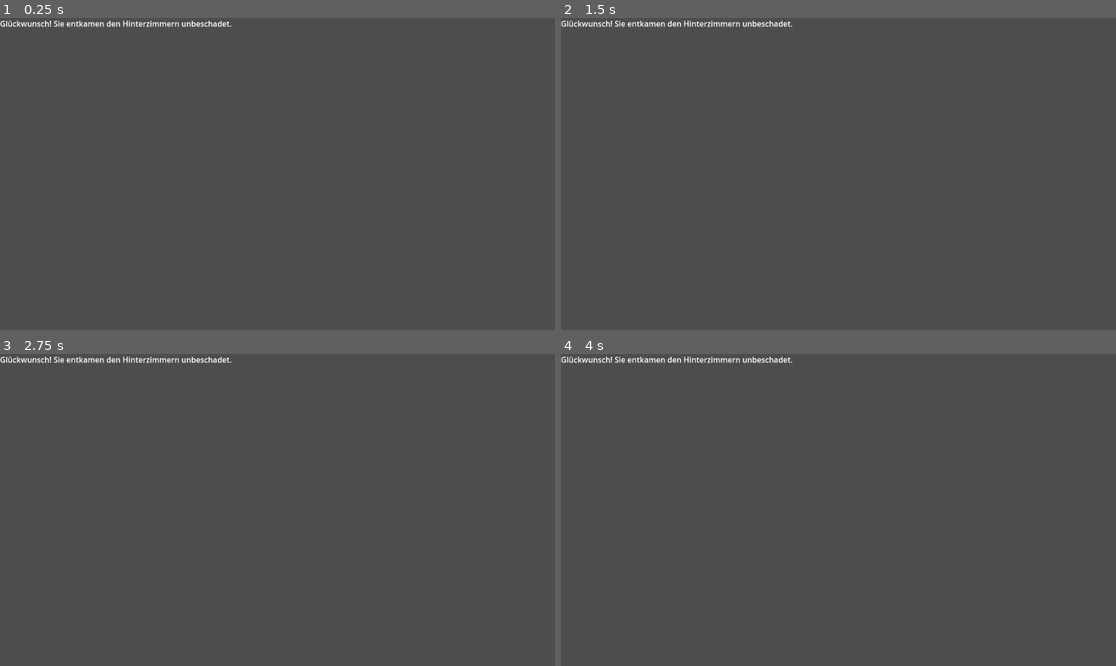
Above: before the commit, frames 1-4 (two rows, left to right).
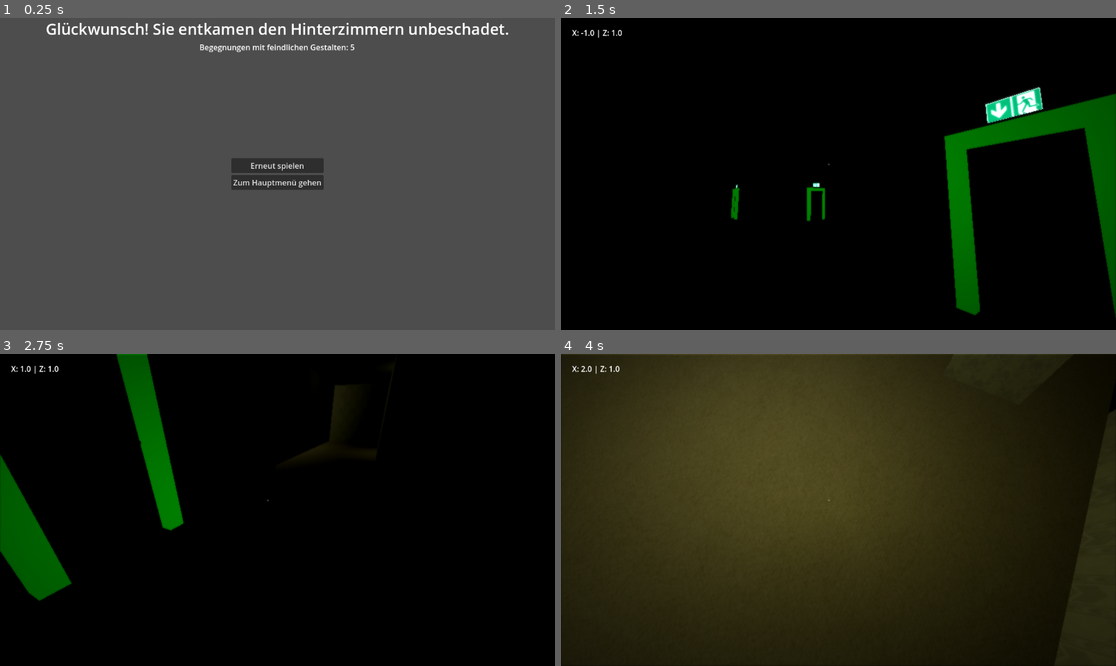
Above: after the commit, the same moments.

Repository: FelixWrba/backrooms_game
Game: Godot game, scene res://screens/escape.tscn
The game is run twice, just before and just after one commit, with the same random seed, the same clock (stepped at 60 frames per second) and the same inputs. This scene is started directly instead of the project's main scene.
Inputs (mouse positions are in pixels of both pictures, inside the frame that each line leads up to):
- Up to frame 1 (0.25 s): no input
- Up to frame 2 (1.5 s): click (838, 164) at 0.5 s, where only the run after the commit has a clickable "Erneut spielen"; tap Enter at 1.25 s; move the mouse to (960, 158) at 1.27 s; hold D (right) from 1.28 s (still down); tap E (interact, bound only after the commit) at 1.35 s
- Up to frame 3 (2.75 s): tap Space (jump) at 1.52, 2.27 s; move the mouse to (166, 525) at 2.02 s; release D (right) at 2.03 s; hold S (backward) from 2.03 s (still down); tap E (interact, bound only after the commit) at 2.1 s
- Up to frame 4 (4 s): move the mouse to (894, 441) at 2.77 s; release S (backward) at 2.78 s; hold D (right) 2.78-3.53 s; tap E (interact, bound only after the commit) at 2.85, 3.6 s; move the mouse to (810, 572) at 3.52 s; hold W (forward) from 3.53 s (still down); tap Space (jump) at 3.77 s

The runs differ from the first frame. In frame 1, 3.4% of the frame differs, in the area x 0-92%, y 0-56%; in frame 2, 100%; in frame 3, 100%; in frame 4, 100%, in the area x 0-100%, y 0-100%.

Commit message:
Added exits

Diff:
--- /dev/null
+++ b/bloom.gdshader
@@ -0,0 +1,30 @@
+shader_type canvas_item;
+
+uniform sampler2D t0 : hint_screen_texture;
+uniform float bloom_spread = 1;
+uniform float bloom_intensity = 2;
+
+void fragment() {
+	ivec2 size = textureSize(t0, 0);
+
+    float uv_x = SCREEN_UV.x * float(size.x);
+    float uv_y = SCREEN_UV.y * float(size.y);
+
+    vec4 sum = vec4(0.0);
+    for (int n = 0; n < 9; ++n) {
+        uv_y = (SCREEN_UV.y * float(size.y)) + float(bloom_spread * float(n - 4));
+        vec4 h_sum = vec4(0.0);
+        h_sum += texelFetch(t0, ivec2(int(uv_x) - int(4.0 * bloom_spread), int(uv_y)), 0);
+        h_sum += texelFetch(t0, ivec2(int(uv_x) - int(3.0 * bloom_spread), int(uv_y)), 0);
+        h_sum += texelFetch(t0, ivec2(int(uv_x) - int(2.0 * bloom_spread), int(uv_y)), 0);
+        h_sum += texelFetch(t0, ivec2(int(uv_x) - int(bloom_spread), int(uv_y)), 0);
+        h_sum += texelFetch(t0, ivec2(int(uv_x), int(uv_y)), 0);
+        h_sum += texelFetch(t0, ivec2(int(uv_x) + int(bloom_spread), int(uv_y)), 0);
+        h_sum += texelFetch(t0, ivec2(int(uv_x) + int(2.0 * bloom_spread), int(uv_y)), 0);
+        h_sum += texelFetch(t0, ivec2(int(uv_x) + int(3.0 * bloom_spread), int(uv_y)), 0);
+        h_sum += texelFetch(t0, ivec2(int(uv_x) + int(4.0 * bloom_spread), int(uv_y)), 0);
+        sum += h_sum / 9.0;
+    }
+
+    COLOR = texture(t0, SCREEN_UV) + ((sum / 9.0) * bloom_intensity);
+}
--- a/chunk_objects/exit_green.tscn
+++ b/chunk_objects/exit_green.tscn
@@ -1,89 +1,21 @@
-[gd_scene load_steps=12 format=3 uid="uid://bd5y4kcp8wpqo"]
+[gd_scene load_steps=4 format=3 uid="uid://bd5y4kcp8wpqo"]
 
 [ext_resource type="Texture2D" uid="uid://ba4kybe53bdti" path="res://textures/exit_sign.jpg" id="1_pwqyx"]
-
-[sub_resource type="StandardMaterial3D" id="StandardMaterial3D_yvbre"]
-albedo_color = Color(0.86898494, 0.8689849, 0.8689849, 1)
-metallic = 1.0
-metallic_specular = 1.0
-
-[sub_resource type="BoxMesh" id="BoxMesh_yvbre"]
-material = SubResource("StandardMaterial3D_yvbre")
-size = Vector3(1, 2, 0.1)
-
-[sub_resource type="StandardMaterial3D" id="StandardMaterial3D_pwqyx"]
-albedo_color = Color(0, 0.72, 0.03599997, 1)
-emission_enabled = true
-emission = Color(0.056357868, 0.31023037, 0, 1)
-
-[sub_resource type="BoxMesh" id="BoxMesh_8k62c"]
-material = SubResource("StandardMaterial3D_pwqyx")
-size = Vector3(1.4, 0.2, 0.2)
-
-[sub_resource type="StandardMaterial3D" id="StandardMaterial3D_7fgur"]
-albedo_color = Color(0, 0.72, 0.03599997, 1)
-emission_enabled = true
-emission = Color(0.056357868, 0.31023037, 0, 1)
-
-[sub_resource type="BoxMesh" id="BoxMesh_ejxdg"]
-material = SubResource("StandardMaterial3D_7fgur")
-size = Vector3(0.2, 2, 0.2)
-
-[sub_resource type="StandardMaterial3D" id="StandardMaterial3D_8k62c"]
-metallic = 1.0
-metallic_specular = 1.0
-
-[sub_resource type="BoxMesh" id="BoxMesh_pwqyx"]
-material = SubResource("StandardMaterial3D_8k62c")
-size = Vector3(0.04, 0.04, 0.1)
-
-[sub_resource type="BoxMesh" id="BoxMesh_7fgur"]
-material = SubResource("StandardMaterial3D_8k62c")
-size = Vector3(0.12, 0.04, 0.02)
+[ext_resource type="PackedScene" uid="uid://ckpkdlssws31i" path="res://chunk_objects/backrooms_exit_green.glb" id="2_8k62c"]
 
 [sub_resource type="BoxShape3D" id="BoxShape3D_pwqyx"]
 size = Vector3(1.4, 2.2, 0.2)
 
 [node name="ExitGreen" type="StaticBody3D"]
 
-[node name="door" type="MeshInstance3D" parent="."]
-mesh = SubResource("BoxMesh_yvbre")
-
-[node name="top" type="MeshInstance3D" parent="."]
-transform = Transform3D(1, 0, 0, 0, 1, 0, 0, 0, 1, 0, 1.1, 0.05)
-mesh = SubResource("BoxMesh_8k62c")
-
-[node name="right" type="MeshInstance3D" parent="."]
-transform = Transform3D(1, 0, 0, 0, 1, 0, 0, 0, 1, 0.6, 0, 0.05)
-mesh = SubResource("BoxMesh_ejxdg")
-skeleton = NodePath("../top")
-
-[node name="left" type="MeshInstance3D" parent="."]
-transform = Transform3D(1, 0, 0, 0, 1, 0, 0, 0, 1, -0.6, 0, 0.05)
-mesh = SubResource("BoxMesh_ejxdg")
-skeleton = NodePath("../top")
-
 [node name="sign" type="Sprite3D" parent="."]
-transform = Transform3D(1, 0, 0, 0, 1, 0, 0, 0, 1, 0, 1.4328867, 0.1)
+transform = Transform3D(1, 0, 0, 0, 1, 0, 0, 0, 1, 0, 1.4, 0)
 pixel_size = 0.0007
 texture = ExtResource("1_pwqyx")
-
-[node name="exit_label" type="Label3D" parent="."]
-transform = Transform3D(1, 0, 0, 0, 1, 0, 0, 0, 1, 0, 1.1008728, 0.17525715)
-modulate = Color(0.9083333, 1, 0.9, 1)
-outline_modulate = Color(0, 0, 0, 0)
-text = "Ausgang - Exit"
-font_size = 20
-uppercase = true
-
-[node name="handle_base" type="MeshInstance3D" parent="."]
-transform = Transform3D(1, 0, 0, 0, 1, 0, 0, 0, 1, 0.4, 0.05, 0.1)
-mesh = SubResource("BoxMesh_pwqyx")
-
-[node name="handle" type="MeshInstance3D" parent="."]
-transform = Transform3D(1, 0, 0, 0, 1, 0, 0, 0, 1, 0.32, 0.05, 0.14)
-mesh = SubResource("BoxMesh_7fgur")
 
 [node name="CollisionShape3D" type="CollisionShape3D" parent="."]
 transform = Transform3D(1, 0, 0, 0, 1, 0, 0, 0, 1, 0, 0.1, 0.05)
 shape = SubResource("BoxShape3D_pwqyx")
+
+[node name="backrooms_exit_green" parent="." instance=ExtResource("2_8k62c")]
+transform = Transform3D(0.5, 0, 0, 0, 0.5, 0, 0, 0, 0.5, 0, 0, 0)
--- a/chunks.gd
+++ b/chunks.gd
@@ -28,9 +28,9 @@
 	12: Vector3(0.0, 1.5, 0.0),
 }
 var exitChunks = {
-	2: {'x': 3.792, 'y': 1.1, 'z': 0.0, 'angle': -90.0},
-	3: {'x': 3.792, 'y': 1.1, 'z': 0.0, 'angle': -90.0},
-	12: {'x': -3.792, 'y': 1.1, 'z': 0.0, 'angle': 90.0},
+	2: {'x': 3.71, 'y': 1.1, 'z': 0.0, 'angle': -90.0},
+	3: {'x': 3.71, 'y': 1.1, 'z': 0.0, 'angle': -90.0},
+	12: {'x': -3.71, 'y': 1.1, 'z': 0.0, 'angle': 90.0},
 }
 var chunkWalls = [
 	[0, 0, 0, 0],
@@ -127,7 +127,7 @@
 
 func createChunk(x: int, z: int) -> void:
 	const wallProbability = 0.2
-	const smilerProbability = 0.1
+	const smilerProbability = 1
 	const exitProbability = 1
 	# Decide if wall is placed by probability.
 	var top := int(randf() < wallProbability)
@@ -171,7 +171,7 @@
 		exitGreenInstance.position.y = exitProperties.y
 		exitGreenInstance.position.z = exitProperties.z
 		exitGreenInstance.rotation.y = deg_to_rad(exitProperties.angle)
-		add_child(exitGreenInstance)
+		chunkInstance.add_child(exitGreenInstance)
 	# Save chunk for tracking and deletion
 	if not chunks.has(x):
 		chunks[x] = {}
--- /dev/null
+++ b/cromatic_aberration.gdshader
@@ -0,0 +1,43 @@
+shader_type canvas_item;
+
+uniform float intensity: hint_range(0.0, 5.0, 0.1) = 1.0;
+uniform float threshold: hint_range(0.0, 2.0, 0.1) = 1.0;
+
+uniform sampler2D screen_texture : hint_screen_texture, filter_nearest;
+
+float vector_angle(vec2 v) {
+    if (abs(v.x) < 0.0001 && abs(v.y) < 0.0001) {
+        return 0.0; // Default angle for zero vector
+    }
+    return atan(v.y, v.x);
+}
+
+vec2 rotate_vector(vec2 v, float cos_theta, float sin_theta) {
+    return vec2(
+        v.x * cos_theta - v.y * sin_theta,
+        v.x * sin_theta + v.y * cos_theta
+    );
+}
+
+void fragment() {
+	vec2 r_displacement = vec2(-1.0, 0.0);
+	vec2 g_displacement = vec2(0.0, 0.0);
+	vec2 b_displacement = vec2(1.0, 0.0);
+
+	vec2 center = vec2(0.5);
+	vec2 dir = SCREEN_UV - center;
+	float angle = vector_angle(dir);
+	float dist = 2.0 * length(dir);
+	float effect = exp(intensity * (dist - threshold));
+
+	r_displacement = rotate_vector(effect * intensity * r_displacement, cos(angle), sin(angle));
+	g_displacement = rotate_vector(effect * intensity * g_displacement, cos(angle), sin(angle));
+	b_displacement = rotate_vector(effect * intensity * b_displacement, cos(angle), sin(angle));
+
+	float r = texture(screen_texture, fma(r_displacement, SCREEN_PIXEL_SIZE, SCREEN_UV), 0.0).r;
+	float g = texture(screen_texture, fma(g_displacement, SCREEN_PIXEL_SIZE, SCREEN_UV), 0.0).g;
+	float b = texture(screen_texture, fma(b_displacement, SCREEN_PIXEL_SIZE, SCREEN_UV), 0.0).b;
+	float a = texture(screen_texture, SCREEN_UV).a;
+
+	COLOR = vec4(r, g, b, a);
+}
--- a/effects.tscn
+++ b/effects.tscn
@@ -1,11 +1,28 @@
-[gd_scene load_steps=3 format=3 uid="uid://bua0ohmdym1mc"]
+[gd_scene load_steps=9 format=3 uid="uid://bua0ohmdym1mc"]
 
+[ext_resource type="Shader" uid="uid://cnq47qpv1rv5w" path="res://cromatic_aberration.gdshader" id="2_nwluy"]
 [ext_resource type="Shader" uid="uid://bhbflk45jygr8" path="res://vignette.gdshader" id="2_ttf8j"]
+[ext_resource type="Shader" uid="uid://c6ipicl6bxtfp" path="res://bloom.gdshader" id="3_ttf8j"]
+[ext_resource type="Shader" uid="uid://d07qec8ton74" path="res://noise.gdshader" id="4_1hsv4"]
 
 [sub_resource type="ShaderMaterial" id="ShaderMaterial_753un"]
 shader = ExtResource("2_ttf8j")
 shader_parameter/outerRadius = 1.0
 shader_parameter/color_over = Color(0, 0, 0, 0.38039216)
+
+[sub_resource type="ShaderMaterial" id="ShaderMaterial_oaf0w"]
+shader = ExtResource("2_nwluy")
+shader_parameter/intensity = 1.0
+shader_parameter/threshold = 1.0
+
+[sub_resource type="ShaderMaterial" id="ShaderMaterial_bf8d8"]
+shader = ExtResource("4_1hsv4")
+shader_parameter/noise_intensity = 0.05
+
+[sub_resource type="ShaderMaterial" id="ShaderMaterial_1hsv4"]
+shader = ExtResource("3_ttf8j")
+shader_parameter/bloom_spread = 0.5
+shader_parameter/bloom_intensity = 1.0
 
 [node name="Effects" type="Control"]
 layout_mode = 3
@@ -15,12 +32,46 @@
 grow_horizontal = 2
 grow_vertical = 2
 
-[node name="ColorRect" type="ColorRect" parent="."]
+[node name="Vignette" type="ColorRect" parent="."]
 material = SubResource("ShaderMaterial_753un")
+layout_mode = 1
+anchors_preset = 15
+anchor_right = 1.0
+anchor_bottom = 1.0
+offset_top = 2.0
+offset_bottom = 2.0
+grow_horizontal = 2
+grow_vertical = 2
+color = Color(0, 0, 0, 0)
+
+[node name="ChromaticAberration" type="ColorRect" parent="."]
+material = SubResource("ShaderMaterial_oaf0w")
+layout_mode = 1
+anchors_preset = 15
+anchor_right = 1.0
+anchor_bottom = 1.0
+offset_top = 2.0
+offset_bottom = 2.0
+grow_horizontal = 2
+grow_vertical = 2
+color = Color(1, 1, 1, 0)
+
+[node name="Noise" type="ColorRect" parent="."]
+material = SubResource("ShaderMaterial_bf8d8")
 layout_mode = 1
 anchors_preset = 15
 anchor_right = 1.0
 anchor_bottom = 1.0
 grow_horizontal = 2
 grow_vertical = 2
-color = Color(0, 0, 0, 0)
+color = Color(1, 1, 1, 0)
+
+[node name="Bloom" type="ColorRect" parent="."]
+material = SubResource("ShaderMaterial_1hsv4")
+layout_mode = 1
+anchors_preset = 15
+anchor_right = 1.0
+anchor_bottom = 1.0
+grow_horizontal = 2
+grow_vertical = 2
+color = Color(1, 1, 1, 0)
--- /dev/null
+++ b/noise.gdshader
@@ -0,0 +1,19 @@
+shader_type canvas_item;
+
+uniform sampler2D SCREEN_TEXTURE : hint_screen_texture;
+uniform float noise_intensity : hint_range(0.0, 1.0) = 0.05;
+
+float random(vec2 uv) {
+    return fract(sin(dot(uv, vec2(12.9898, 78.233))) * 43758.5453);
+}
+
+void fragment() {
+    vec2 uv = SCREEN_UV;
+    vec4 color = texture(SCREEN_TEXTURE, uv);
+
+    float noise = random(uv + TIME) * 2.0 - 1.0;
+
+    color.rgb += noise * noise_intensity;
+
+    COLOR = color;
+}
--- a/player.gd
+++ b/player.gd
@@ -1,17 +1,21 @@
 extends CharacterBody3D
 
 @onready var head: Node3D = $head
-@onready var coordinates: Label = $head/Camera3D/coordinates
+@onready var coordinates: Label = $head/Camera3D/GameOverlay/Coordinates
+@onready var crosshair: CenterContainer = $head/Camera3D/GameOverlay/Crosshair
+@onready var instruction: Label = $head/Camera3D/GameOverlay/Instruction
 
 const SPEED = 5.0
 const JUMP_VELOCITY = 4.5
 const MOUSE_SENSITIVITY = 0.5
 
-var isPaused = false
-var isDead = false
+var isPaused := false
+var isDead := false
+var encounters := 0
 
 func _ready() -> void:
 	Input.set_mouse_mode(Input.MOUSE_MODE_CAPTURED)
+	crosshair.queue_redraw()
 
 func _physics_process(delta: float) -> void:
 	# Display the coordinates:
@@ -20,14 +24,12 @@
 	# Add the gravity.
 	if not is_on_floor():
 		velocity += get_gravity() * delta
-
+	# Ignore inputs when isDead.
 	if isDead:
 		return
-
 	# Handle jump.
 	if Input.is_action_just_pressed("jump") and is_on_floor():
 		velocity.y = JUMP_VELOCITY
-
 	# Get the input direction and handle the movement/deceleration.
 	var input_dir := Input.get_vector("left", "right", "forward", "backward")
 	var direction := (transform.basis * Vector3(input_dir.x, 0, input_dir.y)).normalized()
@@ -37,8 +39,27 @@
 	else:
 		velocity.x = move_toward(velocity.x, 0, SPEED)
 		velocity.z = move_toward(velocity.z, 0, SPEED)
+	move_and_slide()
 
-	move_and_slide()
+	# Handle exit detection
+	var rayIntersetion = $head/RayCast3D.get_collider()
+	if rayIntersetion and rayIntersetion.name == 'ExitGreen':
+		instruction.visible = true
+		if Input.is_action_just_pressed('interact'):
+			var escapeScreenInstance = preload('res://screens/escape.tscn').instantiate()
+			var messages = [
+				'Glückwunsch! Sie entkamen den Hinterzimmern unbeschadet.',
+				'Erfolg! Sie entkamen den Hinterzimmern mit leichten Verletzungen.',
+				'Sie entkamen den Hinterzimmern mit schweren psychischen Schäden.',
+			]
+			# Switch to exit scene.
+			escapeScreenInstance.call('_set_info', messages[clamp(floor(encounters / 2), 0, 2)], encounters)
+			Input.set_mouse_mode(Input.MOUSE_MODE_VISIBLE)
+			get_tree().root.add_child(escapeScreenInstance)
+			get_tree().current_scene.queue_free()
+			get_tree().current_scene = escapeScreenInstance
+	else:
+		instruction.visible = false
 
 func _input(event) -> void:
 	if isDead: return
@@ -68,3 +89,10 @@
 	isDead = true
 	$AnimationPlayer.play("death")
 	Input.set_mouse_mode(Input.MOUSE_MODE_VISIBLE)
+
+# Draw crosshair
+func _on_crosshair_draw() -> void:
+	crosshair.draw_circle(Vector2(0, 0), 2.0, Color(1.0, 1.0, 1.0, 0.2))
+
+func _update_encounters() -> void:
+	encounters += 1
--- a/player.tscn
+++ b/player.tscn
@@ -8,6 +8,9 @@
 [sub_resource type="CapsuleMesh" id="CapsuleMesh_sh265"]
 
 [sub_resource type="CapsuleShape3D" id="CapsuleShape3D_4flbx"]
+
+[sub_resource type="LabelSettings" id="LabelSettings_hqtel"]
+font_color = Color(1, 1, 1, 0.78431374)
 
 [sub_resource type="Animation" id="Animation_sweqy"]
 length = 2.0
@@ -132,6 +135,51 @@
 
 [node name="Effects" parent="head/Camera3D" instance=ExtResource("2_hqtel")]
 
+[node name="GameOverlay" type="Control" parent="head/Camera3D"]
+layout_mode = 3
+anchors_preset = 15
+anchor_right = 1.0
+anchor_bottom = 1.0
+grow_horizontal = 2
+grow_vertical = 2
+
+[node name="Coordinates" type="Label" parent="head/Camera3D/GameOverlay"]
+layout_mode = 0
+offset_left = 23.0
+offset_top = 19.0
+offset_right = 63.0
+offset_bottom = 42.0
+
+[node name="Crosshair" type="CenterContainer" parent="head/Camera3D/GameOverlay"]
+layout_mode = 1
+anchors_preset = 8
+anchor_left = 0.5
+anchor_top = 0.5
+anchor_right = 0.5
+anchor_bottom = 0.5
+offset_left = -20.0
+offset_top = -20.0
+offset_right = 20.0
+offset_bottom = 20.0
+grow_horizontal = 2
+grow_vertical = 2
+
+[node name="Instruction" type="Label" parent="head/Camera3D/GameOverlay"]
+layout_mode = 1
+anchors_preset = 7
+anchor_left = 0.5
+anchor_top = 1.0
+anchor_right = 0.5
+anchor_bottom = 1.0
+offset_left = -103.0
+offset_top = -57.0
+offset_right = 103.0
+offset_bottom = -34.0
+grow_horizontal = 2
+grow_vertical = 0
+text = "Drücke E zum Interagieren"
+label_settings = SubResource("LabelSettings_hqtel")
+
 [node name="pause" parent="head/Camera3D" instance=ExtResource("2_onrkg")]
 visible = false
 
@@ -139,15 +187,13 @@
 visible = false
 modulate = Color(1, 1, 1, 0)
 
-[node name="coordinates" type="Label" parent="head/Camera3D"]
-offset_left = 23.0
-offset_top = 19.0
-offset_right = 63.0
-offset_bottom = 42.0
+[node name="RayCast3D" type="RayCast3D" parent="head"]
+target_position = Vector3(0, 0, -1.5)
 
 [node name="AnimationPlayer" type="AnimationPlayer" parent="."]
 libraries = {
 &"": SubResource("AnimationLibrary_sweqy")
 }
 
+[connection signal="draw" from="head/Camera3D/GameOverlay/Crosshair" to="." method="_on_crosshair_draw"]
 [connection signal="continue_game" from="head/Camera3D/pause" to="." method="_on_pause_continue_game"]
--- a/project.godot
+++ b/project.godot
@@ -55,6 +55,11 @@
 , Object(InputEventKey,"resource_local_to_scene":false,"resource_name":"","device":-1,"window_id":0,"alt_pressed":false …(186 unchanged characters)…
 ]
 }
+interact={
+"deadzone": 0.2,
+"events": [Object(InputEventKey,"resource_local_to_scene":false,"resource_name":"","device":-1,"window_id":0,"alt_pressed":false,"shift_pressed":false,"ctrl_pressed":false,"meta_pressed":false,"pressed":false,"keycode":0,"physical_keycode":69,"key_label":0,"unicode":101,"location":0,"echo":false,"script":null)
+]
+}
 
 [rendering]
 
--- /dev/null
+++ b/screens/escape.gd
@@ -0,0 +1,11 @@
+extends Control
+
+func _set_info(title: String, encounters: int) -> void:
+	$Info/Title.text = title
+	$Info/Stats.text = 'Begegnungen mit feindlichen Gestalten: ' + str(encounters)
+
+func _on_replay_pressed() -> void:
+	get_tree().change_scene_to_file('res://main.tscn')
+
+func _on_exit_pressed() -> void:
+	get_tree().change_scene_to_file('res://screens/menu.tscn')
--- a/screens/escape.tscn
+++ b/screens/escape.tscn
@@ -1,15 +1,59 @@
-[gd_scene format=3 uid="uid://c4r5fngr8ary6"]
+[gd_scene load_steps=3 format=3 uid="uid://c4r5fngr8ary6"]
 
-[node name="Escape" type="Control"]
+[ext_resource type="Script" uid="uid://bc000ukhmxkok" path="res://screens/escape.gd" id="1_kcxmj"]
+
+[sub_resource type="LabelSettings" id="LabelSettings_n0tue"]
+font_size = 32
+
+[node name="EscapeScreen" type="Control"]
 layout_mode = 3
 anchors_preset = 15
 anchor_right = 1.0
 anchor_bottom = 1.0
 grow_horizontal = 2
 grow_vertical = 2
+script = ExtResource("1_kcxmj")
 
-[node name="Label" type="Label" parent="."]
-layout_mode = 0
-offset_right = 40.0
-offset_bottom = 23.0
+[node name="Info" type="VBoxContainer" parent="."]
+layout_mode = 1
+anchors_preset = 10
+anchor_right = 1.0
+offset_bottom = 72.0
+grow_horizontal = 2
+
+[node name="Title" type="Label" parent="Info"]
+layout_mode = 2
+size_flags_horizontal = 4
 text = "Glückwunsch! Sie entkamen den Hinterzimmern unbeschadet."
+label_settings = SubResource("LabelSettings_n0tue")
+horizontal_alignment = 1
+
+[node name="Stats" type="Label" parent="Info"]
+layout_mode = 2
+text = "Begegnungen mit feindlichen Gestalten: 5"
+horizontal_alignment = 1
+
+[node name="Butttons" type="VBoxContainer" parent="."]
+layout_mode = 1
+anchors_preset = 8
+anchor_left = 0.5
+anchor_top = 0.5
+anchor_right = 0.5
+anchor_bottom = 0.5
+offset_left = -20.0
+offset_top = -20.0
+offset_right = 20.0
+offset_bottom = 20.0
+grow_horizontal = 2
+grow_vertical = 2
+
+[node name="Replay" type="Button" parent="Butttons"]
+layout_mode = 2
+text = "Erneut spielen"
+
+[node name="Exit" type="Button" parent="Butttons"]
+layout_mode = 2
+text = "Zum Hauptmenü gehen"
+
+[connection signal="pressed" from="Butttons/Replay" to="." method="_on_replay_pressed"]
+[connection signal="pressed" from="Butttons/Exit" to="." method="_on_exit_pressed"]
--- a/smiler.gd
+++ b/smiler.gd
@@ -38,6 +38,7 @@
 
 func _on_area_3d_body_entered(body: Node3D) -> void:
 	if body.is_in_group('player'):
+		player.call('_update_encounters')
 		isChasingPlayer = true
 		burnTimer.start()
 
Not shown, added: bloom.gdshader.uid
Binary file added: chunk_objects/backrooms_exit_green.glb
Not shown, added: chunk_objects/backrooms_exit_green.glb.import
Binary file added: chunk_objects/backrooms_exit_green_door.jpg
Not shown, added: chunk_objects/backrooms_exit_green_door.jpg.import
Not shown, added: cromatic_aberration.gdshader.uid
Not shown, added: noise.gdshader.uid
Not shown: 1 places in player.tscn that only renumber resources
Not shown, added: screens/escape.gd.uid
